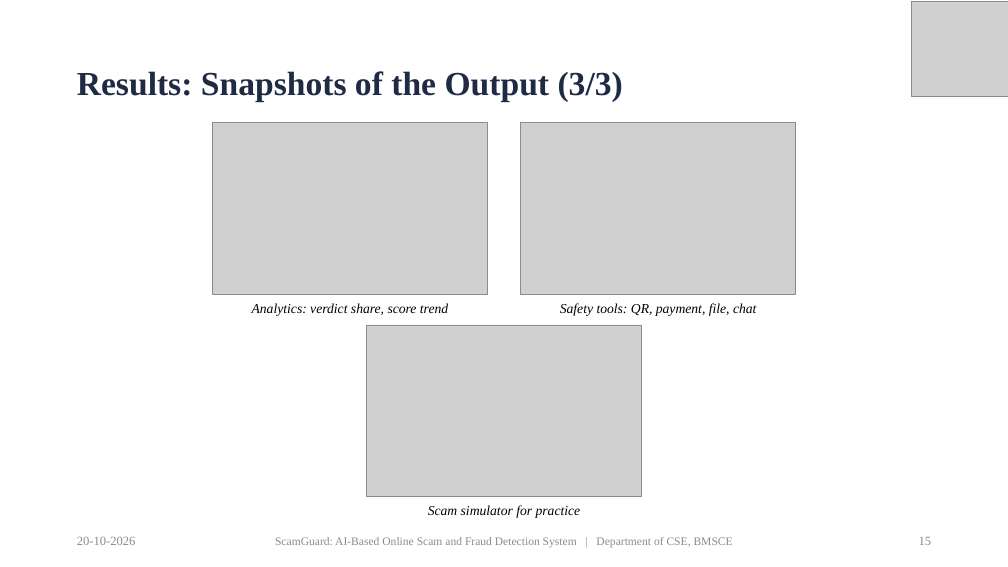
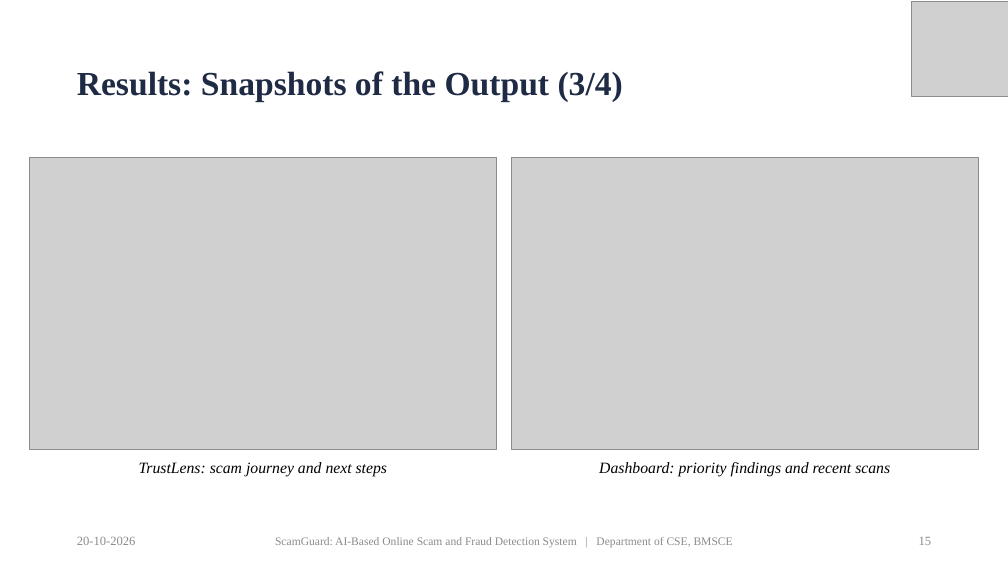
Before and after one commit to priyamthakur275/ScamGuard-AI, a slide deck: slide 15 of docs/presentation/ScamGuard_PP2_Presentation.pptx. Drawn at 1008x567 pixels with LibreOffice and Linux fonts; fonts in the diff are those of the drawing; grey boxes stand for pictures. Boxes give left, top, right and bottom in pixels: in the first picture for what was removed or moved away, otherwise in the second. Text is boxed around its words. In the diff, an @@ line names an element or a change of style, - is before the commit and + after.

Commit message:
Presentation: larger, sharper snapshots; conclusion and future enhancements on one slide

```diff
--- a/docs/presentation/ScamGuard_PP2_Presentation.pptx
+++ b/docs/presentation/ScamGuard_PP2_Presentation.pptx
@@ title at <box>77,71,623,102</box>: text changed @@
-Results: Snapshots of the Output (3/3)
+Results: Snapshots of the Output (3/4)
@@ picture: place and size @@
-picture at <box>212,123,488,294</box>
+picture at <box>29,157,497,449</box>
@@ picture: place and size @@
-picture at <box>521,123,796,294</box>
+picture at <box>512,157,979,449</box>
@@ text removed at <box>252,303,448,316</box> @@
-Analytics: verdict share, score trend
@@ picture removed at <box>367,325,642,497</box> @@
@@ text removed at <box>560,303,756,316</box> @@
-Safety tools: QR, payment, file, chat
@@ text added at <box>139,462,387,476</box>, 15 pt, text #000000, italic @@
+TrustLens: scam journey and next steps
@@ text added at <box>599,462,890,476</box>, 15 pt, text #000000, italic @@
+Dashboard: priority findings and recent scans
@@ text removed at <box>428,505,581,518</box> @@
-Scam simulator for practice
```
Also in this commit, not shown: 3 other slides changed, 1 slide added, 1 slide removed, 3 other files.
